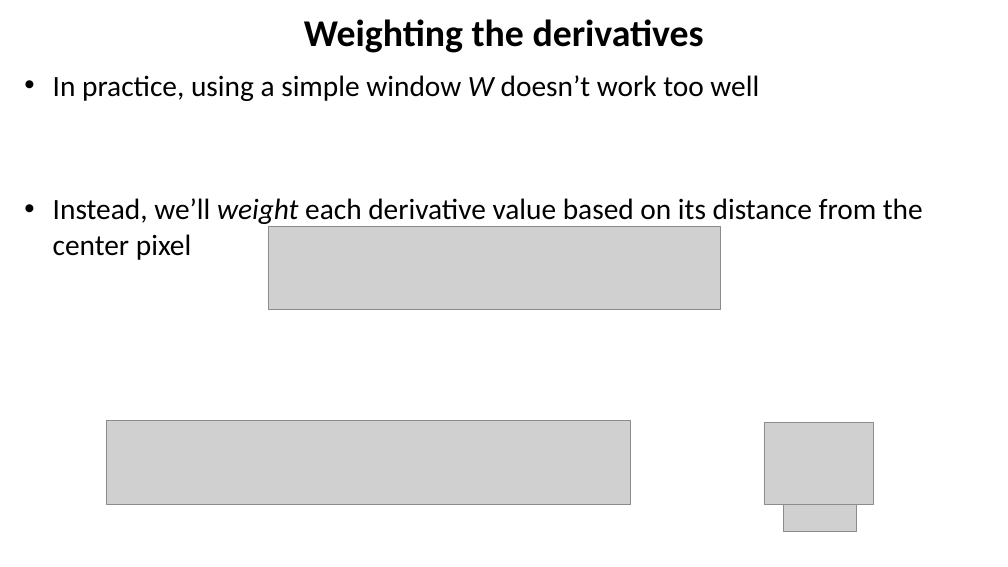
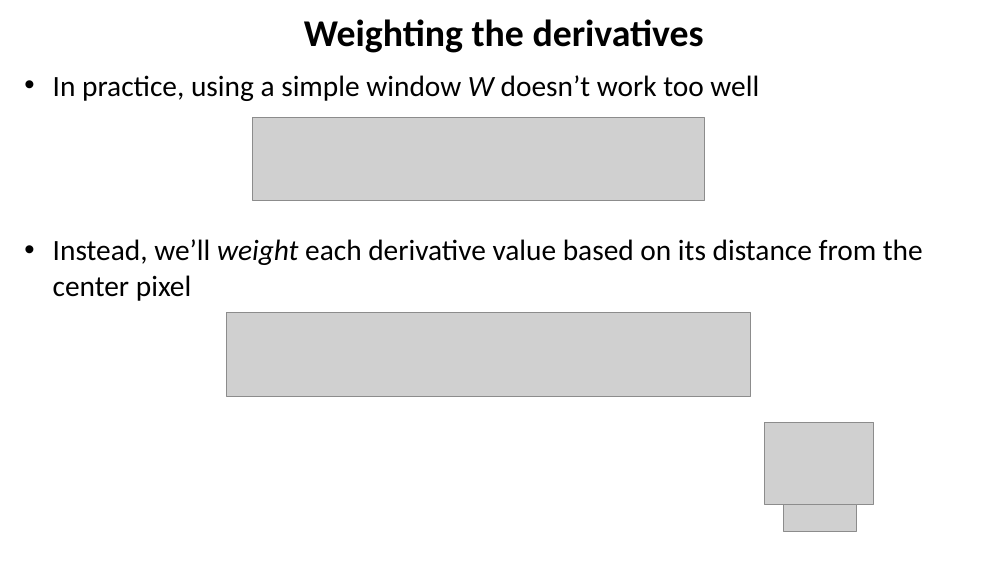
Before and after one commit to YoniChechik/AI_is_Math, a slide deck: slide 29 of c_08_features/features.pptx (slide 33 before the commit). Drawn at 1008x567 pixels with LibreOffice and Linux fonts; fonts in the diff are those of the drawing; grey boxes stand for pictures. Boxes give left, top, right and bottom in pixels: in the first picture for what was removed or moved away, otherwise in the second. Text is boxed around its words. In the diff, an @@ line names an element or a change of style, - is before the commit and + after.

```diff
--- a/c_08_features/features.pptx
+++ b/c_08_features/features.pptx
@@ text "In practice, using a simple ..." rewrapped from [53,75,923,260] to [53,75,923,301] @@
@@ picture: place and size @@
-picture at [269,227,721,310]
+picture at [253,117,704,200]
@@ picture: place and size @@
-picture at [106,420,630,504]
+picture at [227,312,751,396]
```
Also in this commit, not shown: 7 other slides changed, 2 slides added, 8 slides removed, 3 other files.
